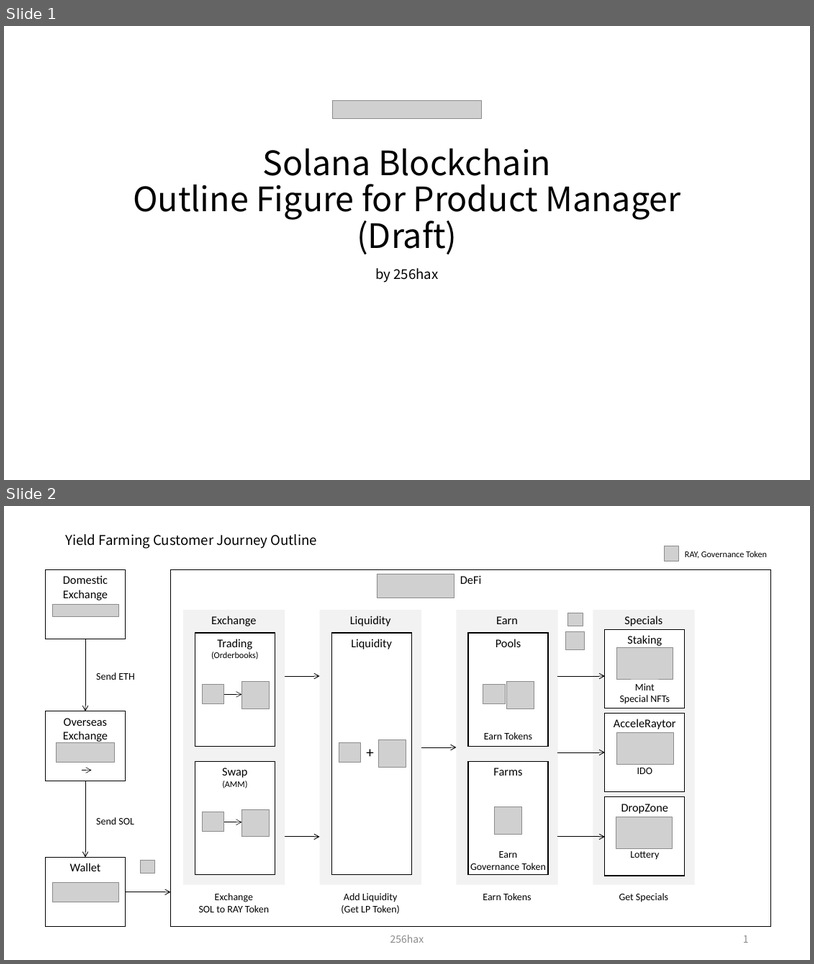
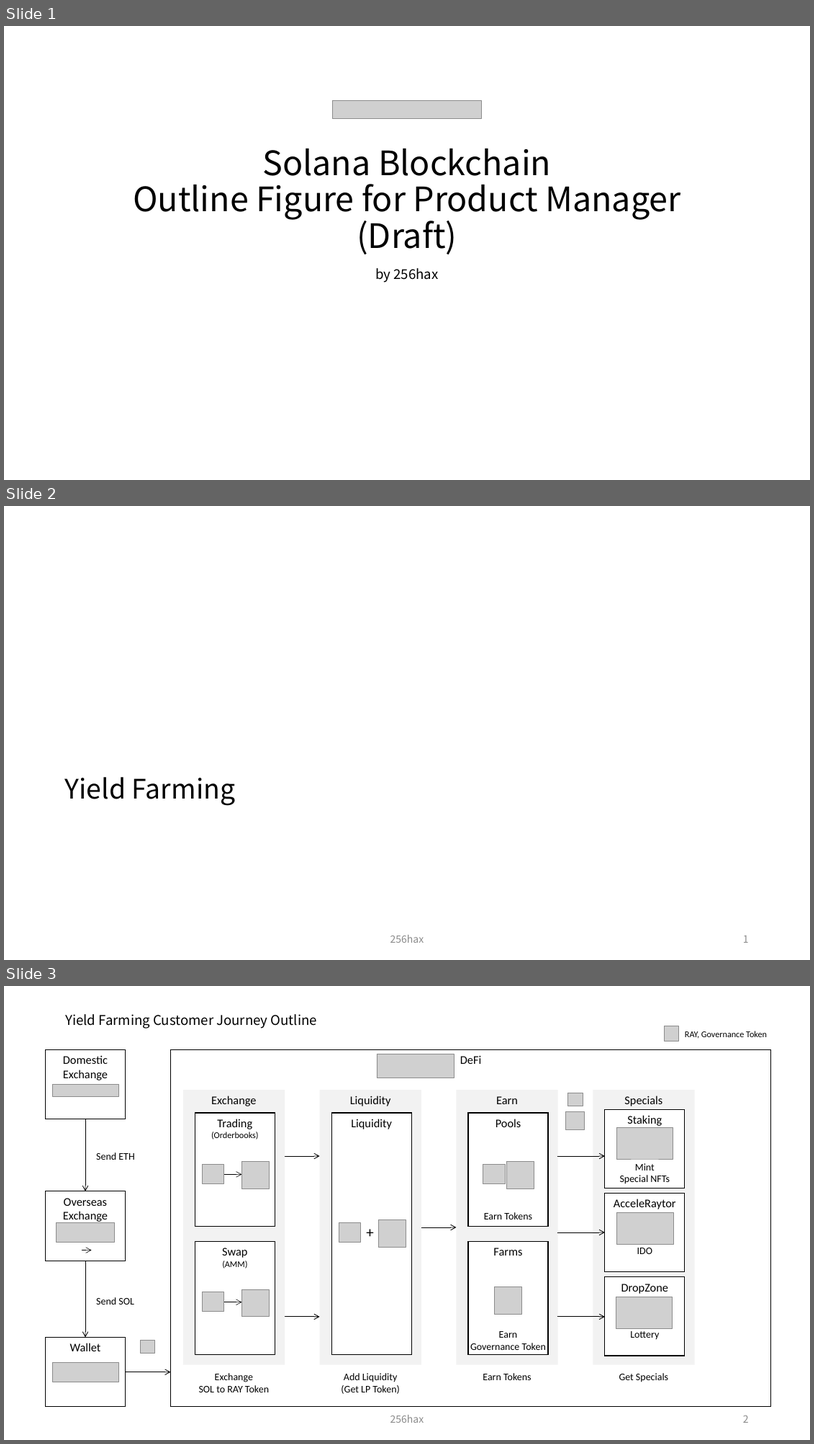
Before and after one commit to SmartGru25/Solana-React-Minimal, a slide deck: docs/Solana_Blockchain_Outline_Figure.pptx. Shown one above the other, each under a label of ours: slides 1 and 2 before the commit, slides 1, 2 and 3 after it. The pictures are 814x964 and 814x1444 pixels, drawn with LibreOffice and Linux fonts; fonts in the diff are those of the drawing; grey boxes stand for pictures; background and template pictures are left out. Boxes give left, top, right and bottom in pixels: in the first picture for what was removed or moved away, otherwise in the second. Text is boxed around its words. In the diff, an @@ line names an element or a change of style, - is before the commit and + after.

```diff
--- a/docs/Solana_Blockchain_Outline_Figure.pptx
+++ b/docs/Solana_Blockchain_Outline_Figure.pptx
@@ slide 2 added at [4,506,810,960], background #FFFFFF @@
@@ title added at [65,777,235,806], 32 pt, text #000000 @@
+Yield Farming
@@ text added at [391,934,424,942], 12 pt, text #8C8C8C @@
+256hax
@@ page number added at [743,935,749,942], 12 pt, text #8C8C8C @@
+1
@@ what was slide 2 is now slide 3 @@
@@ page number at [743,1414,749,1422]: text changed @@
-1
+2
```
Also in this commit, not shown: 3 slides changed, 3 other slides added, 1 other file.
